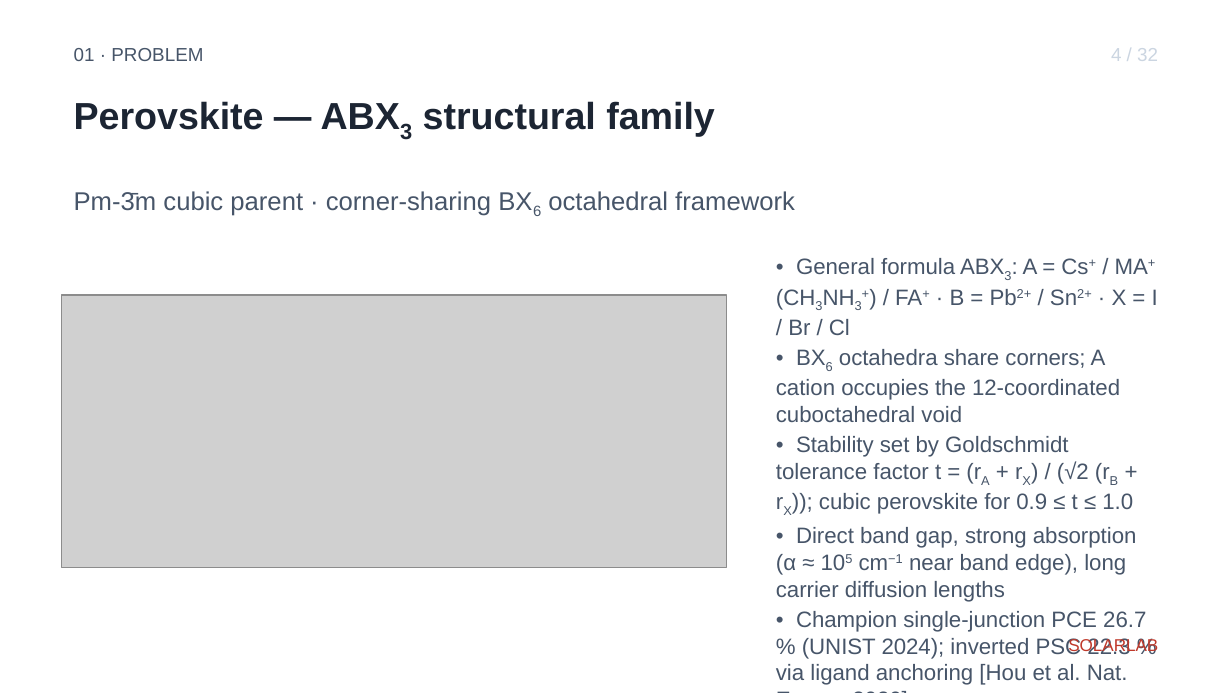
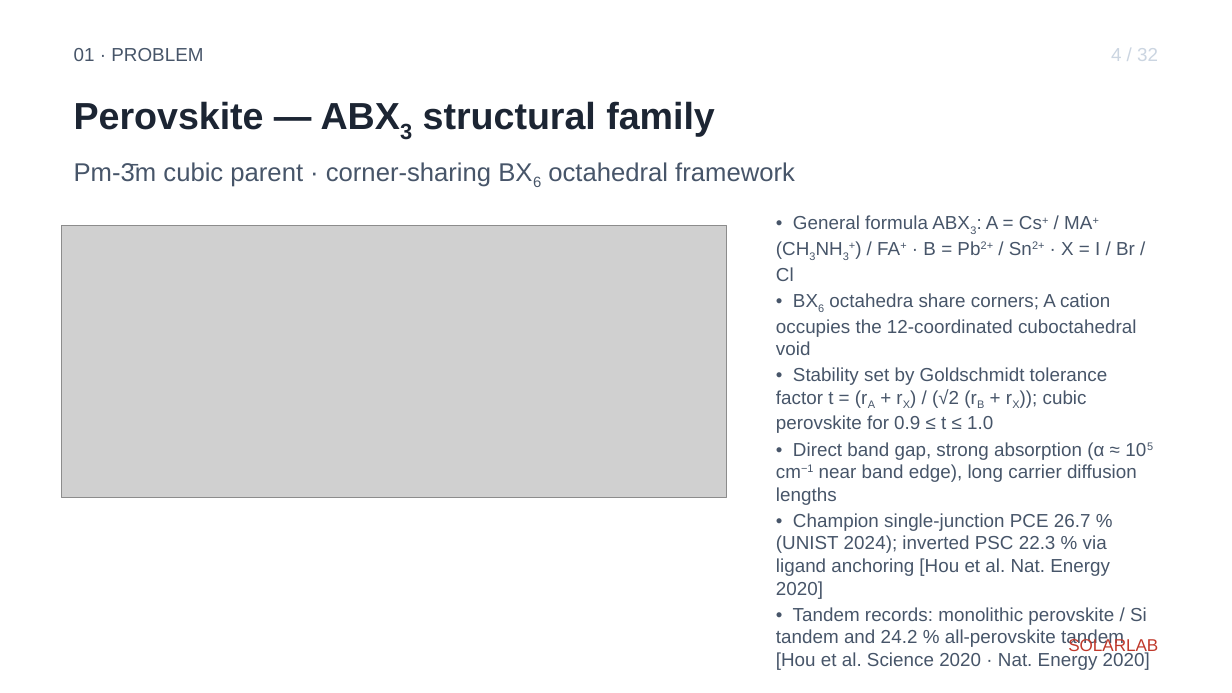
Before and after one commit to ShaneLogic/SolarLab, a slide deck: slide 5 of presentations/jmi-2026/output/jmi-2026.pptx. Drawn at 1232x693 pixels with LibreOffice and Linux fonts; fonts in the diff are those of the drawing; grey boxes stand for pictures. Boxes give left, top, right and bottom in pixels: in the first picture for what was removed or moved away, otherwise in the second. Text is boxed around its words. In the diff, an @@ line names an element or a change of style, - is before the commit and + after.

```diff
--- a/presentations/jmi-2026/output/jmi-2026.pptx
+++ b/presentations/jmi-2026/output/jmi-2026.pptx
@@ text "Pm-3̄m cubic parent · corner-sharing ...": place and size @@
-text "Pm-3̄m cubic parent · corner-sharing ..." at (74, 191, 795, 216)
+text "Pm-3̄m cubic parent · corner-sharing ..." at (74, 162, 795, 187)
@@ text "• General formula ABX3: A ...": place and size @@
-text "• General formula ABX3: A ..." at (776, 258, 1158, 685)
+text "• General formula ABX3: A ..." at (776, 215, 1150, 670)
@@ text "• General formula ABX3: A ..." at (776, 215, 1150, 670): size 13 to 11 pt @@
@@ picture: place and size @@
-picture at (62, 296, 727, 568)
+picture at (62, 225, 727, 498)
```
Also in this commit, not shown: 11 other slides changed, 7 other files.
